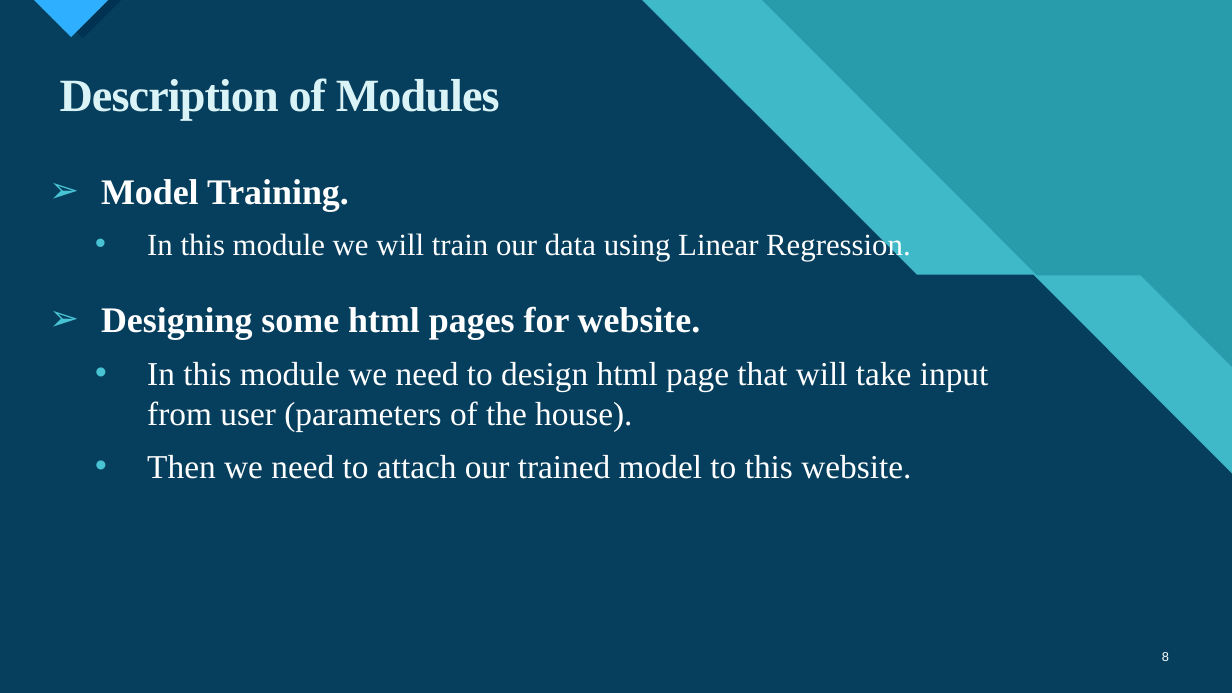
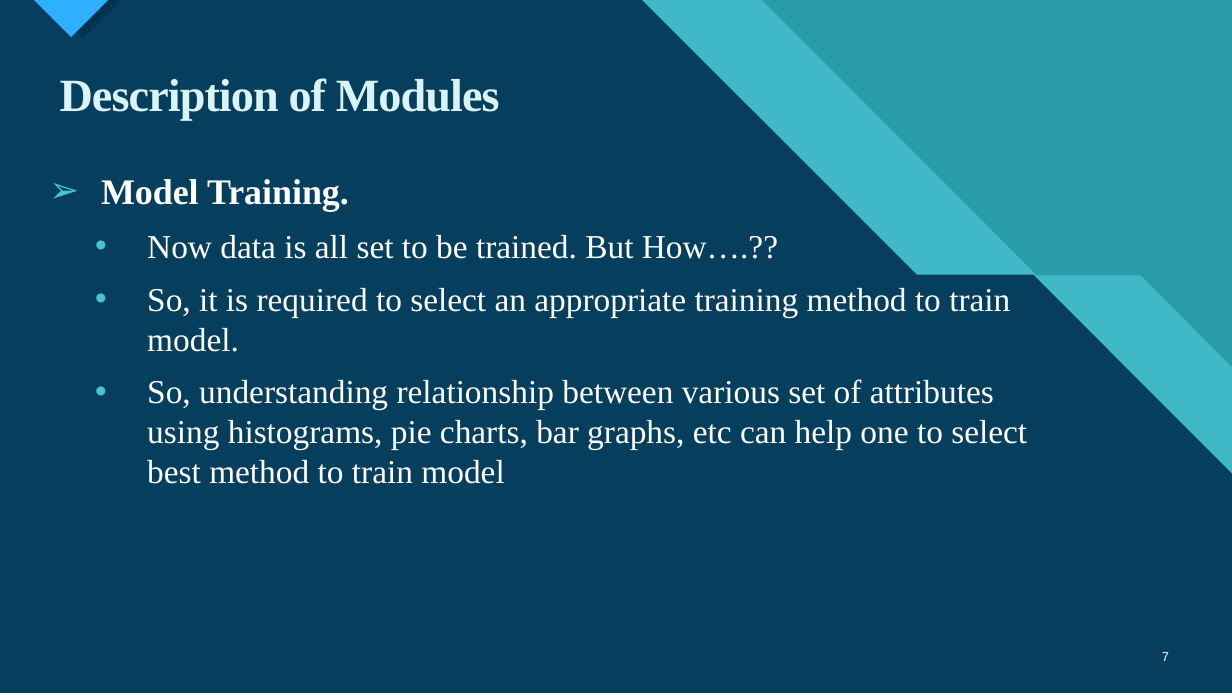
Before and after one commit to kalpgohil7/Group_no_13, a slide deck: slide 7 of House Price Prediction.pptx (slide 8 before the commit). Drawn at 1232x693 pixels with LibreOffice and Linux fonts; fonts in the diff are those of the drawing. Boxes give left, top, right and bottom in pixels: in the first picture for what was removed or moved away, otherwise in the second. Text is boxed around its words. In the diff, an @@ line names an element or a change of style, - is before the commit and + after.

```diff
--- a/House Price Prediction.pptx
+++ b/House Price Prediction.pptx
@@ text at (147, 235, 1027, 484): text changed @@
-  • In this module we will train our data using Linear Regression.
-  ➢ Designing some html pages for website.
-    • In this module we need to design html page that will take input from user (parameters of the house).
-    • Then we need to attach our trained model to this website.
+  • Now data is all set to be trained. But How….??
+  • So, it is required to select an appropriate training method to train model.
+  • So, understanding relationship between various set of attributes using histograms, pie charts, bar graphs, etc can help one to select best method to train model
@@ page number at (1162, 652, 1169, 661): text changed @@
-8
+7
```
Also in this commit, not shown: 4 other slides changed.
